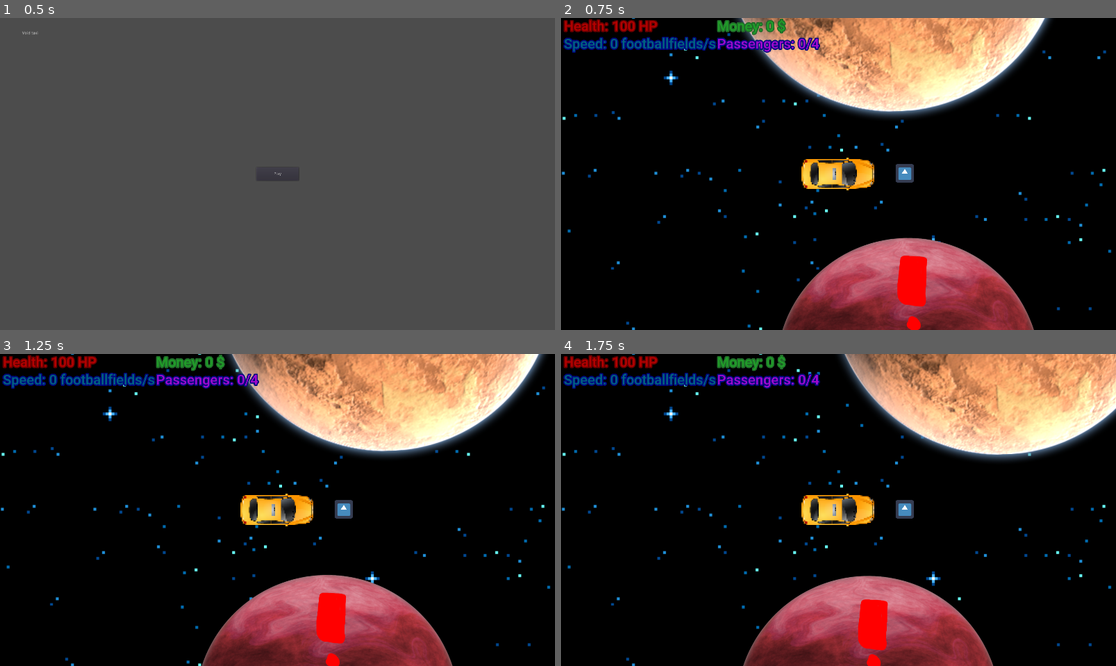
Above: before the commit, frames 1-4 (two rows, left to right).
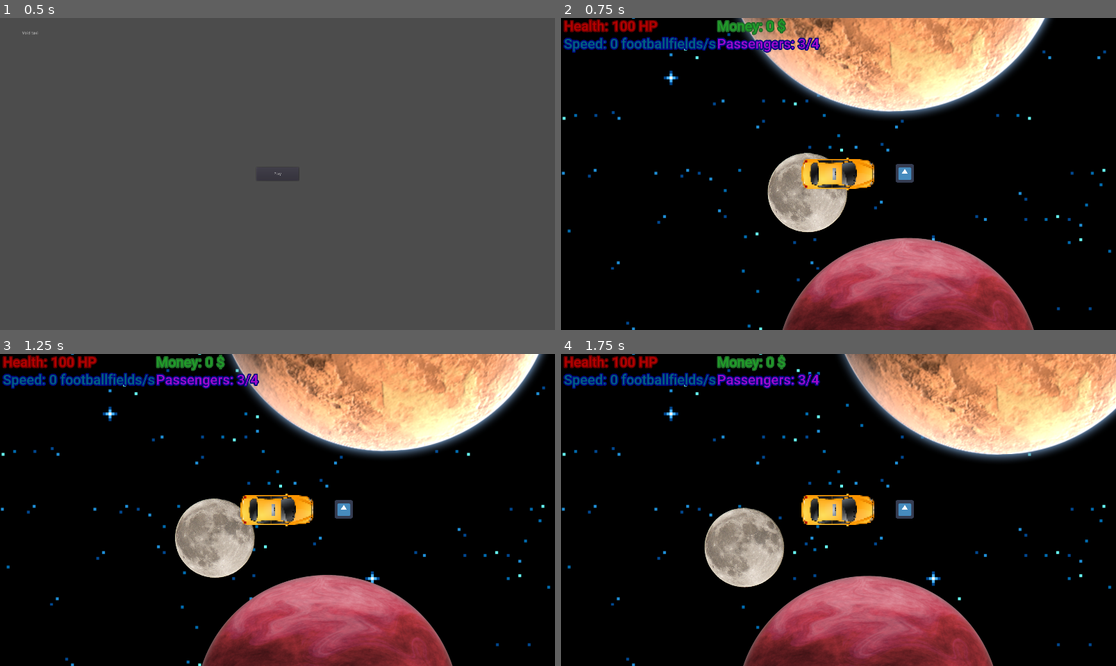
Above: after the commit, the same moments.

Repository: game-jam-team-gut/void-taxi
Game: Godot game, scene res://MainMenu.tscn
The game is run twice, just before and just after one commit, with the same random seed, the same clock (stepped at 60 frames per second) and the same inputs. The engine's default icon, where the game draws it, is replaced by a stand-in: a white triangle on a blue panel in a dark square.
Inputs:
- Up to frame 1 (0.5 s): no input
- Up to frame 2 (0.75 s): click "Play" at 0.5 s
- Up to frame 3 (1.25 s): no input
- Up to frame 4 (1.75 s): hold Right (ui_right) from 1.28 s (still down)

Frame 1 is identical in both runs. In frame 2, 3.1% of the frame differs, in the area x 37-66%, y 6-100%; in frame 3, 3.7%; in frame 4, 3.8%, in the area x 25-59%, y 6-100%.

Commit message:
Add moon to red planet

Diff:
--- a/Void/PlanetSystem.tscn
+++ b/Void/PlanetSystem.tscn
@@ -1,8 +1,9 @@
-[gd_scene load_steps=6 format=2]
+[gd_scene load_steps=8 format=2]
 
 [ext_resource path="res://Void/PlanetSystem/sun.png" type="Texture" id=1]
 [ext_resource path="res://Void/PlanetSystem/Planet.tscn" type="PackedScene" id=2]
 [ext_resource path="res://Void/PlanetSystem/planet_brown.png" type="Texture" id=3]
+[ext_resource path="res://Void/PlanetSystem/Moon.png" type="Texture" id=4]
 
 [sub_resource type="Curve2D" id=1]
 _data = {
@@ -10,6 +11,11 @@
 }
 
 [sub_resource type="Curve2D" id=2]
+_data = {
+"points": PoolVector2Array( 0, 0, 0, 0, 302.453, 640.377, 0, 0, 0, 0, 475.692, 525.863, 0, 0, 0, 0, 593.936, 451.07, 0, 0, 0, 0, 687.678, 348.366, 0, 0, 0, 0, 768.049, 232.645, 0, 0, 0, 0, 783.602, 89.1492, 0, 0, 0, 0, 766.69, -170.506, 0, 0, 0, 0, 668.241, -368.411, 0, 0, 0, 0, 507.52, -637.271, 0, 0, 0, 0, 311.678, -752.991, 0, 0, 0, 0, 107.642, -788.499, 0, 0, 0, 0, -80.5058, -802.008, 0, 0, 0, 0, -354.631, -749.743, 0, 0, 0, 0, -551.494, -672.458, 0, 0, 0, 0, -743.581, -494.599, 0, 0, 0, 0, -814.988, -254.111, 0, 0, 0, 0, -848.606, -98.8348, 0, 0, 0, 0, -837.638, 43.1343, 0, 0, 0, 0, -779.037, 276.3, 0, 0, 0, 0, -711.748, 373.728, 0, 0, 0, 0, -620.754, 518.379, 0, 0, 0, 0, -501.656, 580.313, 0, 0, 0, 0, -355.41, 619.554, 0, 0, 0, 0, -218.069, 636.331, 0, 0, 0, 0, 36.8341, 664.905, 0, 0, 0, 0, 286.01, 647.141, 0, 0, 0, 0, 302.453, 640.377 )
+}
+
+[sub_resource type="Curve2D" id=3]
 _data = {
 "points": PoolVector2Array( 0, 0, 0, 0, -611.951, -3570.83, 0, 0, 0, 0, 457.799, -3499.5, 0, 0, 0, 0, 1546.37, -2975.37 …(865 unchanged characters)…
 }
@@ -23,20 +29,29 @@
 position = Vector2( -5335.08, -2648.93 )
 curve = SubResource( 1 )
 
-[node name="Planet" parent="Planet_orbit_0" groups=[
-"Planet",
-] instance=ExtResource( 2 )]
+[node name="Planet" parent="Planet_orbit_0" instance=ExtResource( 2 )]
+
+[node name="Moon_orbit_0" type="Path2D" parent="Planet_orbit_0/Planet"]
+curve = SubResource( 2 )
+
+[node name="Planet" parent="Planet_orbit_0/Planet/Moon_orbit_0" instance=ExtResource( 2 )]
+position = Vector2( 302.453, 640.377 )
+move_speed = 200.0
+
+[node name="Sprite" parent="Planet_orbit_0/Planet/Moon_orbit_0/Planet" index="0"]
+scale = Vector2( 0.6, 0.6 )
+texture = ExtResource( 4 )
 
 [node name="Planet_orbit_1" type="Path2D" parent="."]
-curve = SubResource( 2 )
+curve = SubResource( 3 )
 
-[node name="Planet" parent="Planet_orbit_1" groups=[
-"Planet",
-] instance=ExtResource( 2 )]
+[node name="Planet" parent="Planet_orbit_1" instance=ExtResource( 2 )]
 position = Vector2( -611.951, -3570.83 )
 move_speed = 150.0
 
 [node name="Sprite" parent="Planet_orbit_1/Planet" index="0"]
 texture = ExtResource( 3 )
 
+[editable path="Planet_orbit_0/Planet/Moon_orbit_0/Planet"]
+
 [editable path="Planet_orbit_1/Planet"]
--- a/Void/PlanetSystem/Planet.tscn
+++ b/Void/PlanetSystem/Planet.tscn
@@ -3,7 +3,9 @@
 [ext_resource path="res://Void/PlanetSystem/Planet.gd" type="Script" id=1]
 [ext_resource path="res://Void/PlanetSystem/planet_red.png" type="Texture" id=2]
 
-[node name="Planet" type="PathFollow2D"]
+[node name="Planet" type="PathFollow2D" groups=[
+"Planet",
+]]
 position = Vector2( 4868.54, 562.696 )
 rotation = 3.09238
 rotate = false
Binary file added: Void/PlanetSystem/Moon.png
Not shown, added: Void/PlanetSystem/Moon.png.import
